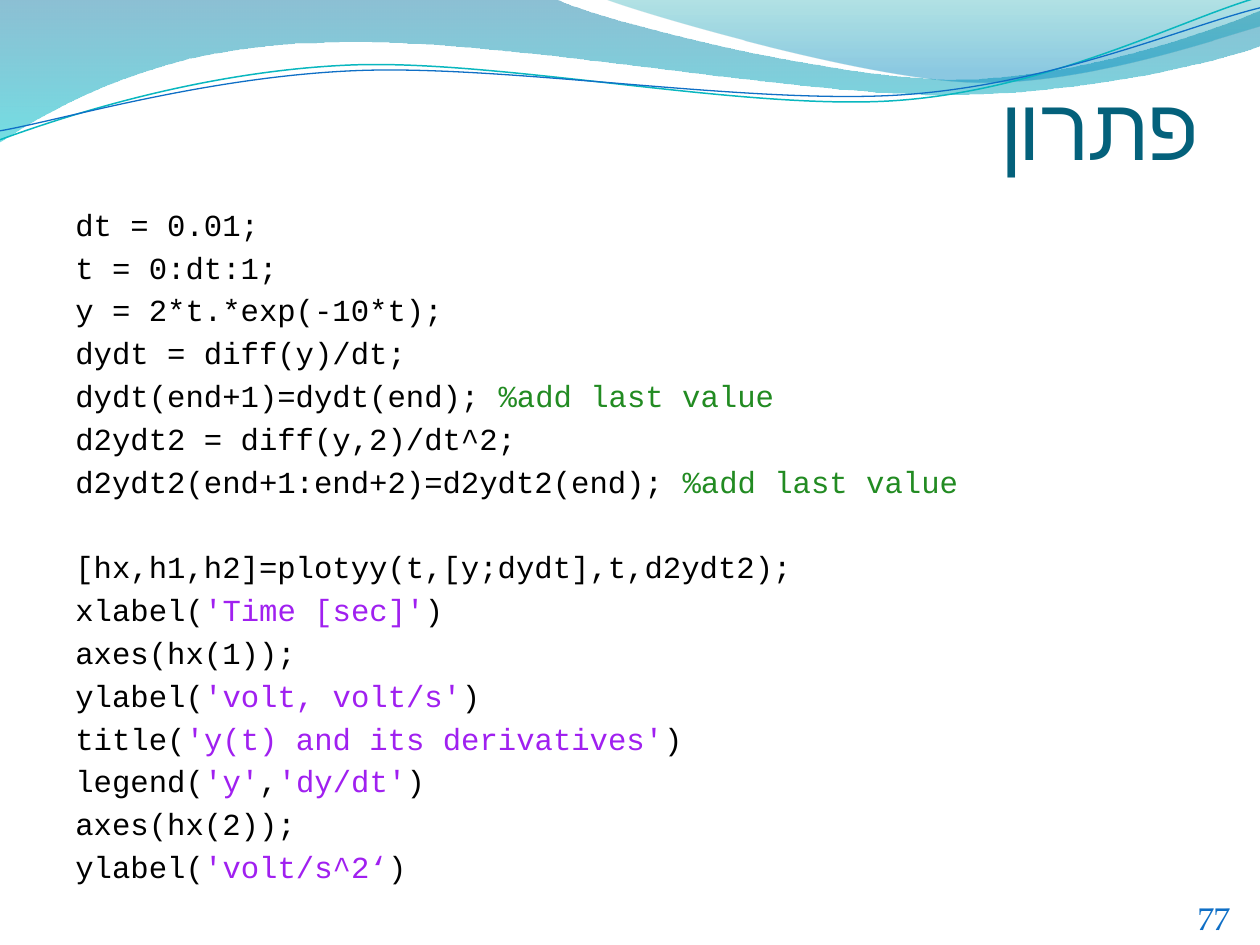
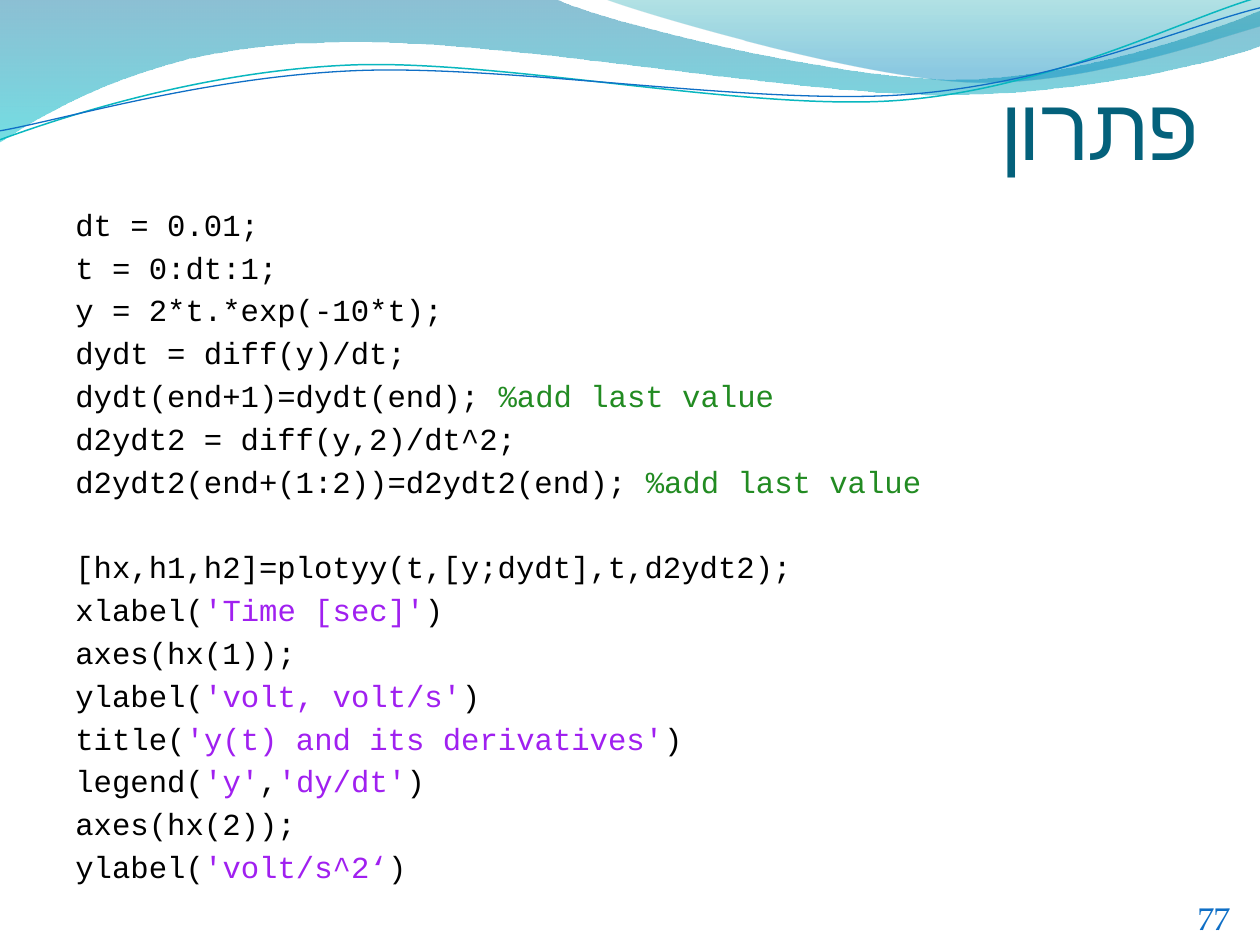
Before and after one commit to mkarptx/mkarptx.github.io, a slide deck: slide 77 of MT/Matlab.pptx. Drawn at 1260x945 pixels with LibreOffice and Linux fonts; fonts in the diff are those of the drawing; background and template pictures are left out. Boxes give left, top, right and bottom in pixels: in the first picture for what was removed or moved away, otherwise in the second. Text is boxed around its words. In the diff, an @@ line names an element or a change of style, - is before the commit and + after.

```diff
--- a/MT/Matlab.pptx
+++ b/MT/Matlab.pptx
@@ text at [75, 471, 921, 500]: text changed @@
-d2ydt2(end+1:end+2)=d2ydt2(end); %add last value
+d2ydt2(end+(1:2))=d2ydt2(end); %add last value
```
Also in this commit, not shown: 17 other slides changed, 36 other files.
